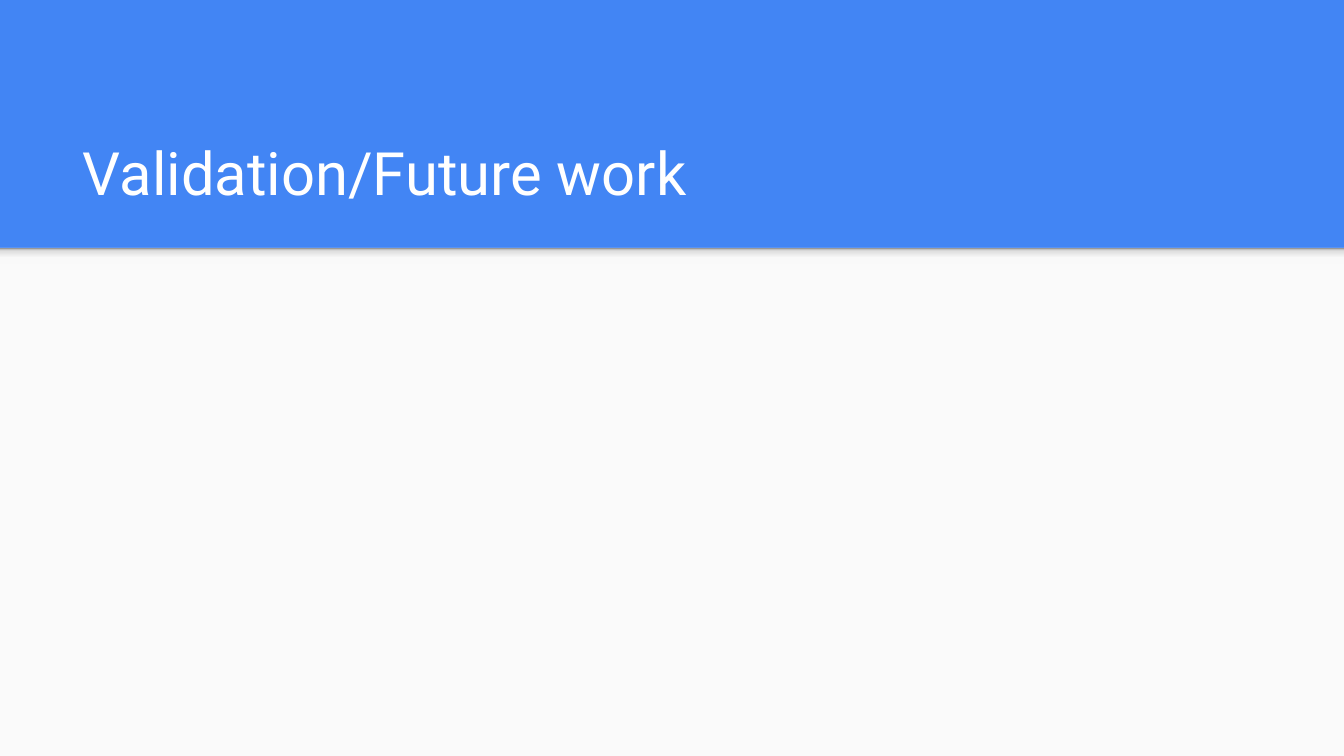
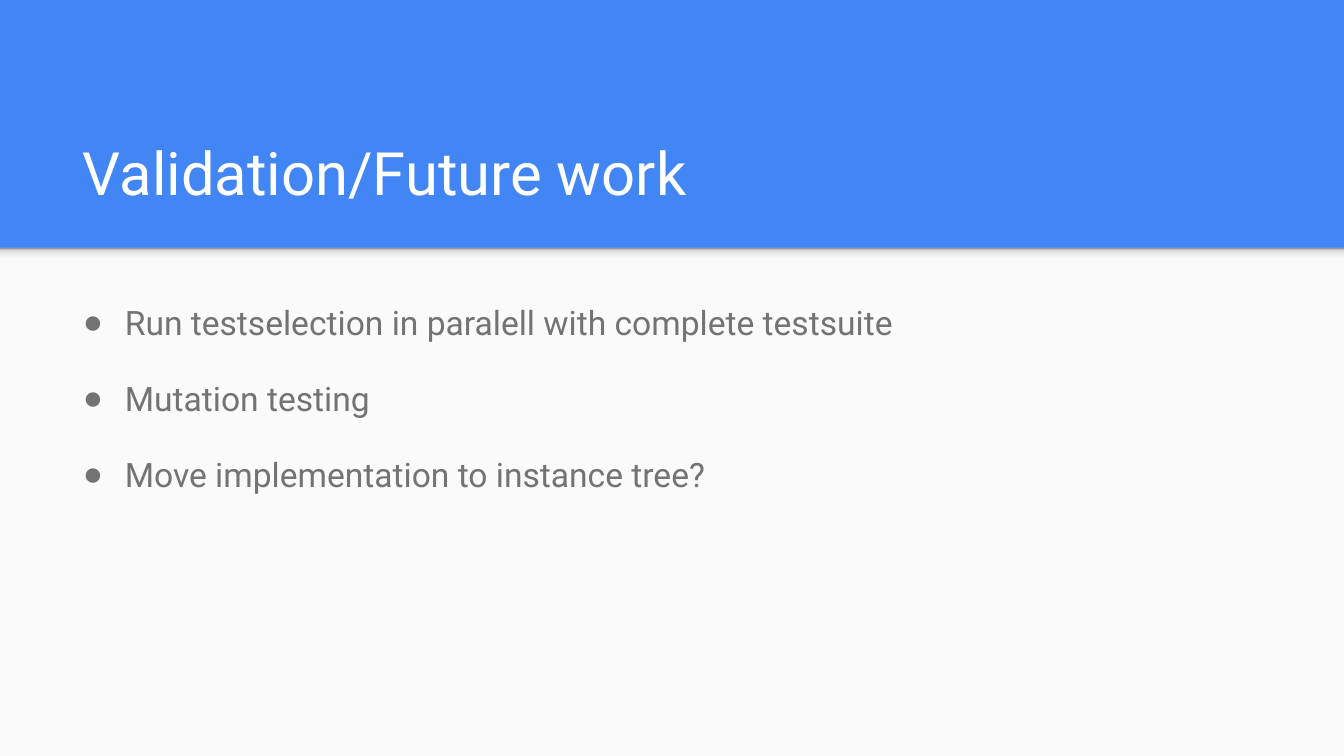
Before and after one commit to ErikHedblom/Master-Thesis, a slide deck: slide 10 of Exjobbspresentation.pptx. Drawn at 1344x756 pixels with LibreOffice and Linux fonts; fonts in the diff are those of the drawing. Boxes give left, top, right and bottom in pixels: in the first picture for what was removed or moved away, otherwise in the second. Text is boxed around its words. In the diff, an @@ line names an element or a change of style, - is before the commit and + after.

Commit message:
Updated the presentation

```diff
--- a/Exjobbspresentation.pptx
+++ b/Exjobbspresentation.pptx
@@ text added at (125, 310, 893, 494), 18 pt, text #737373 @@
+● Run testselection in paralell with complete testsuite
+● Mutation testing
+● Move implementation to instance tree?
```
Also in this commit, not shown: 2 other slides changed, 3 slides added, 3 slides removed.
